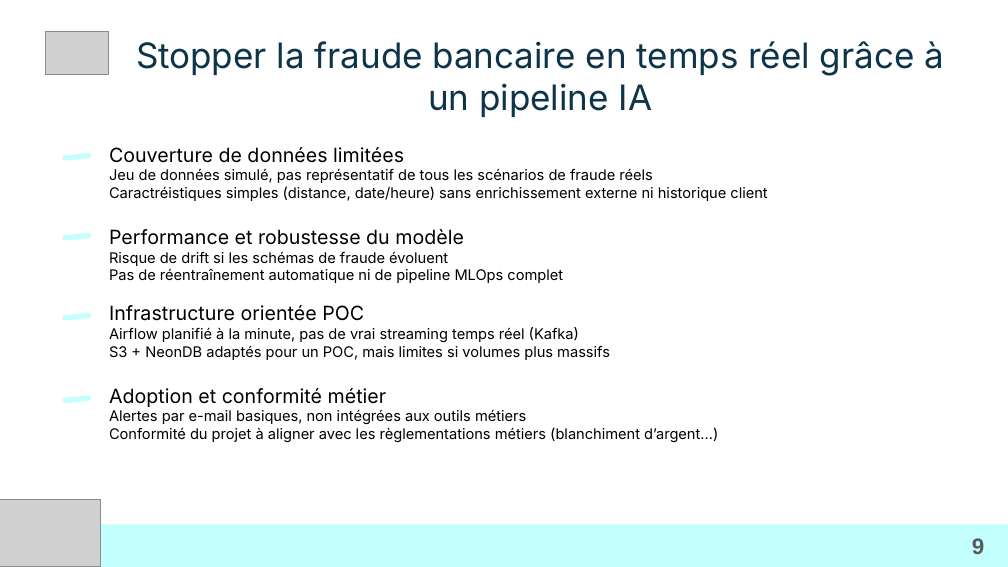
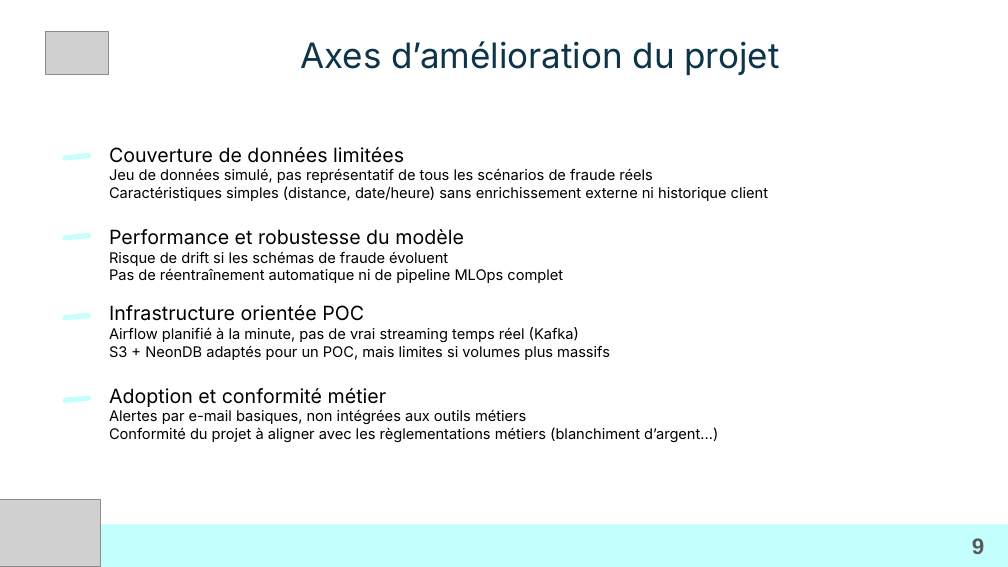
Before and after one commit to LoicV17/LoicValentini_Jedha_Certifications, a slide deck: slide 9 of AIA_Architecte_Intelligence_Artificielle/Bloc_3_Pipeline_IA/project_summary_details/Bloc3_AIA_Loic_Valentini.pptx. Drawn at 1008x567 pixels with LibreOffice and Linux fonts; fonts in the diff are those of the drawing; grey boxes stand for pictures; background and template pictures are left out. Boxes give left, top, right and bottom in pixels: in the first picture for what was removed or moved away, otherwise in the second. Text is boxed around its words. In the diff, an @@ line names an element or a change of style, - is before the commit and + after.

Commit message:
simple update

```diff
--- a/AIA_Architecte_Intelligence_Artificielle/Bloc_3_Pipeline_IA/project_summary_details/Bloc3_AIA_Loic_Valentini.pptx
+++ b/AIA_Architecte_Intelligence_Artificielle/Bloc_3_Pipeline_IA/project_summary_details/Bloc3_AIA_Loic_Valentini.pptx
@@ title at (300, 41, 780, 75): text changed @@
-Stopper la fraude bancaire en temps réel grâce à un pipeline IA
+Axes d’amélioration du projet
@@ title at (109, 147, 768, 442): text changed @@
-Couverture de données limitées
-Jeu de données simulé, pas représentatif de tous les scénarios de fraude réels
-Caractréistiques simples (distance, date/heure) sans enrichissement externe ni historique client
-Performance et robustesse du modèle
-Risque de drift si les schémas de fraude évoluent
-Pas de réentraînement automatique ni de pipeline MLOps complet
-Infrastructure orientée POC
-Airflow planifié à la minute, pas de vrai streaming temps réel (Kafka)
-S3 + NeonDB adaptés pour un POC, mais limites si volumes plus massifs
-Adoption et conformité métier
-Alertes par e-mail basiques, non intégrées aux outils métiers
-Conformité du projet à aligner avec les règlementations métiers (blanchiment d’argent…)
+Couverture de données limitées
+Jeu de données simulé, pas représentatif de tous les scénarios de fraude réels
+Caractéristiques simples (distance, date/heure) sans enrichissement externe ni historique client
+Performance et robustesse du modèle
+Risque de drift si les schémas de fraude évoluent
+Pas de réentraînement automatique ni de pipeline MLOps complet
+Infrastructure orientée POC
+Airflow planifié à la minute, pas de vrai streaming temps réel (Kafka)
+S3 + NeonDB adaptés pour un POC, mais limites si volumes plus massifs
+Adoption et conformité métier
+Alertes par e-mail basiques, non intégrées aux outils métiers
+Conformité du projet à aligner avec les règlementations métiers (blanchiment d’argent…)
```
Also in this commit, not shown: 57 other files.
